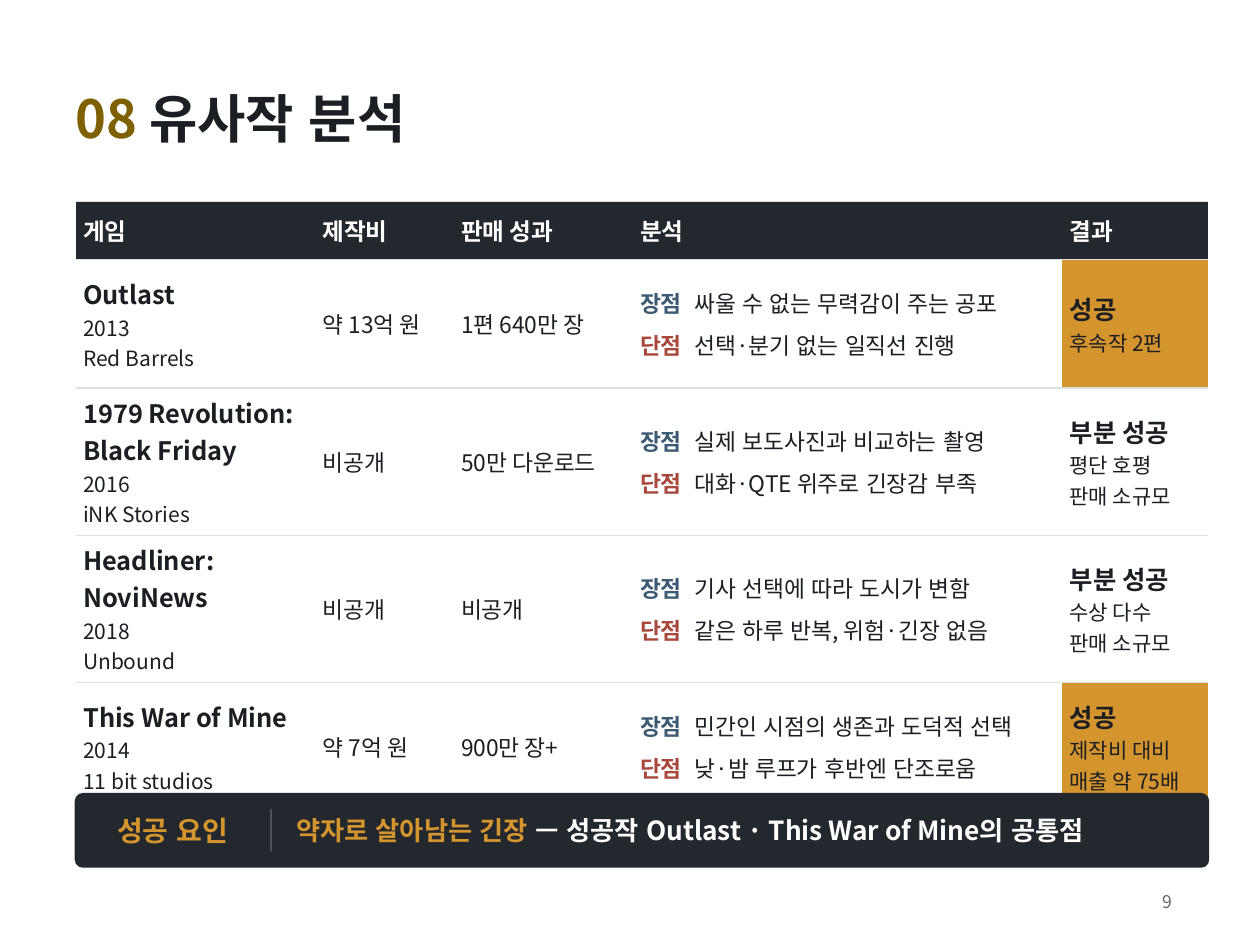
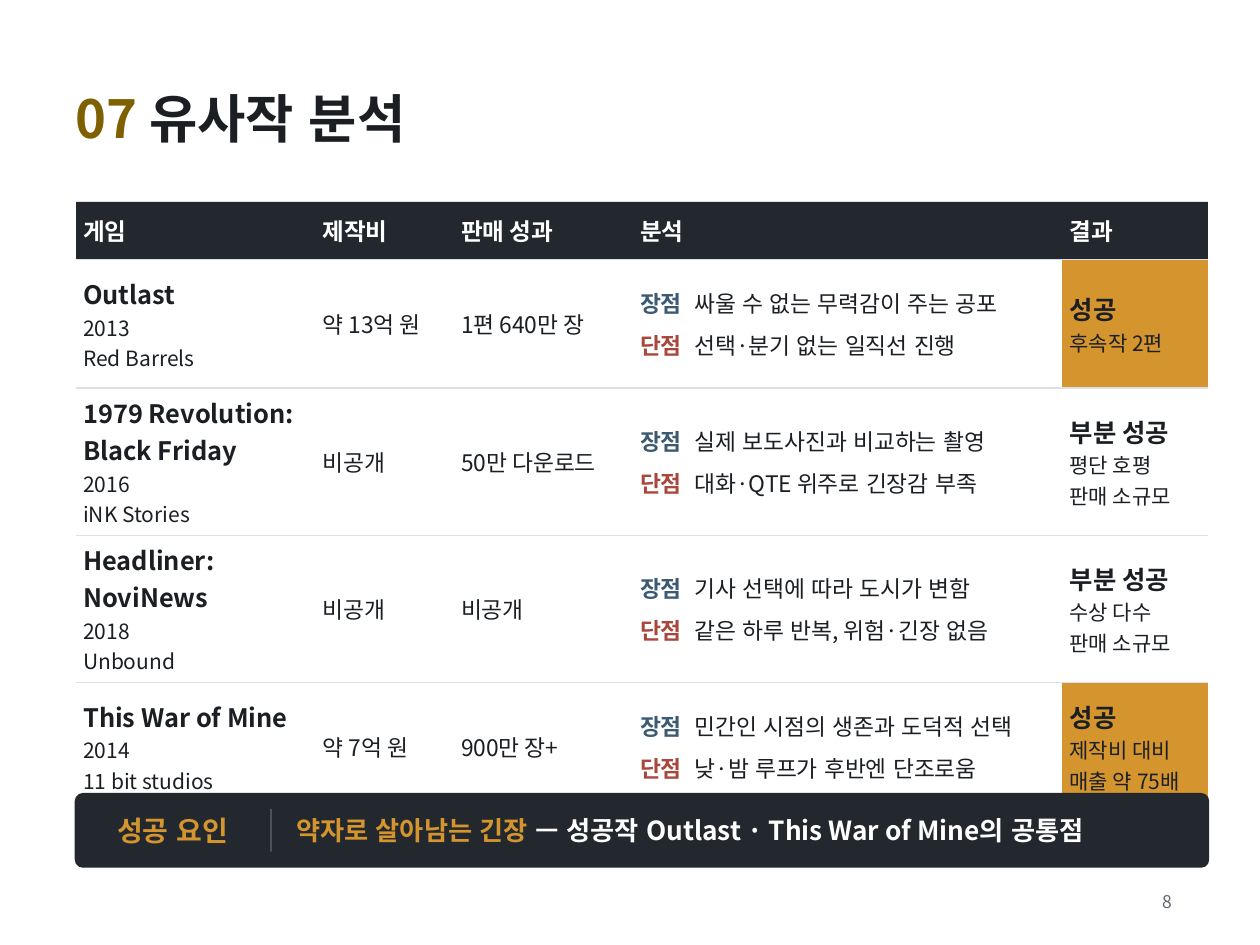
Before and after one commit to golgold/unitybasic, a slide deck: slide 8 of 기획/김민우_게임_FRAME UNDER FIRE.pptx (slide 9 before the commit). Drawn at 1260x945 pixels with LibreOffice and Linux fonts; fonts in the diff are those of the drawing. Boxes give left, top, right and bottom in pixels: in the first picture for what was removed or moved away, otherwise in the second. Text is boxed around its words. In the diff, an @@ line names an element or a change of style, - is before the commit and + after.

```diff
--- a/기획/김민우_게임_FRAME UNDER FIRE.pptx
+++ b/기획/김민우_게임_FRAME UNDER FIRE.pptx
@@ title at (x1=76, y1=94, x2=406, y2=143): text changed @@
-08 유사작 분석
+07 유사작 분석
@@ page number at (x1=1162, y1=895, x2=1172, y2=908): text changed @@
-9
+8
```
Also in this commit, not shown: 7 other slides changed, 1 slide removed, 1 other file.
